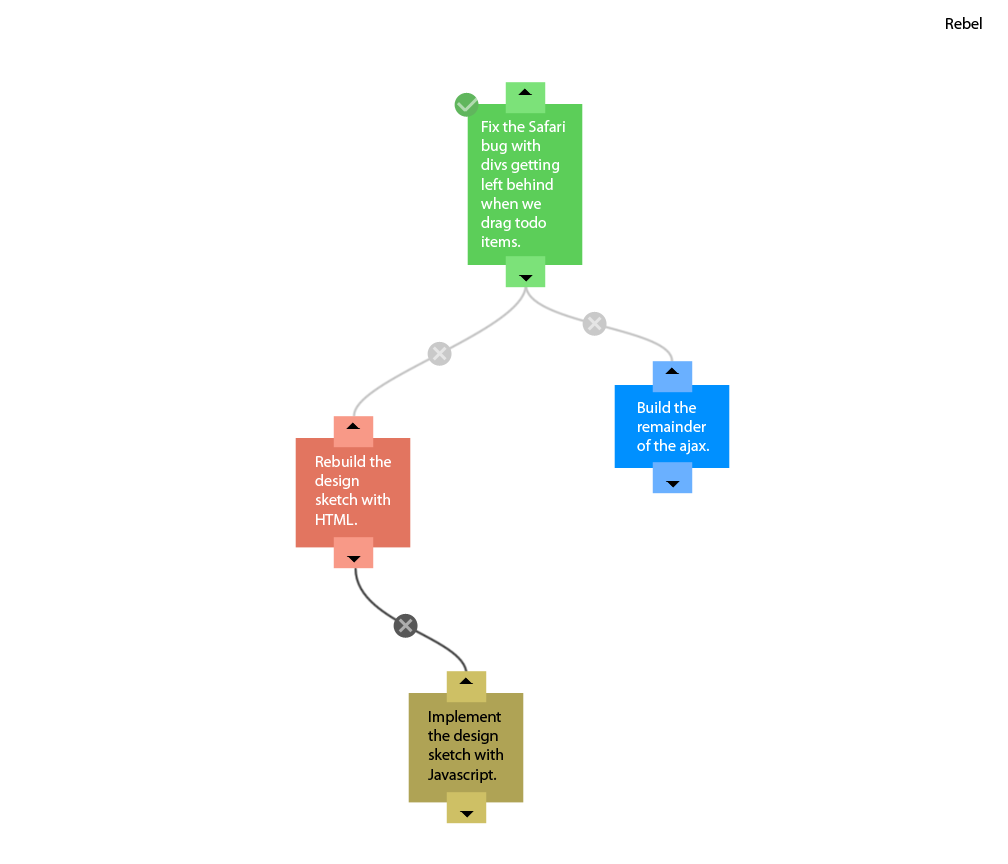
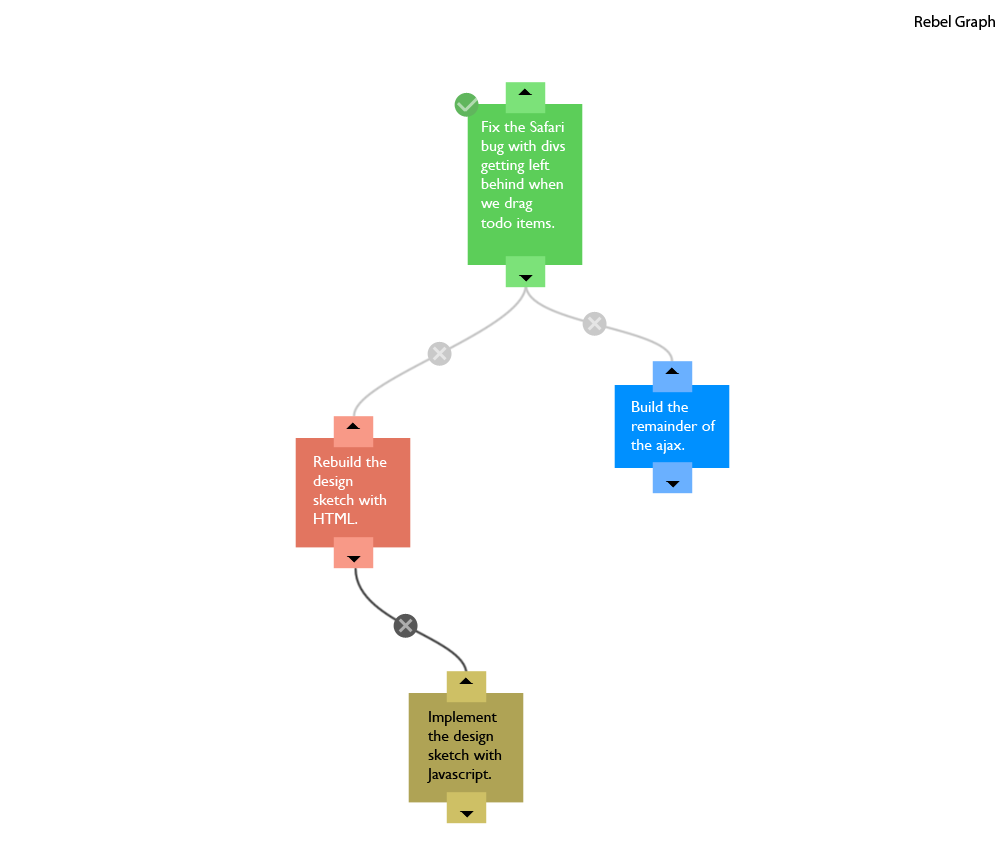
The second 1008x864 image is a revision of the first. Changes to its layers:
painted on "Fix the Safari bug with divs getting left behind when we drag t" over bbox(480, 120, 565, 247)
painted on "Implement the design sketch with Javascript." over bbox(427, 710, 503, 783)
renamed "Rebel" to "Rebel Graph", painted on it over bbox(915, 15, 995, 30)
painted on "Rebuild the design sketch with HTML." over bbox(313, 455, 391, 525)
painted on "Build the remainder of the ajax." over bbox(631, 401, 716, 455)
